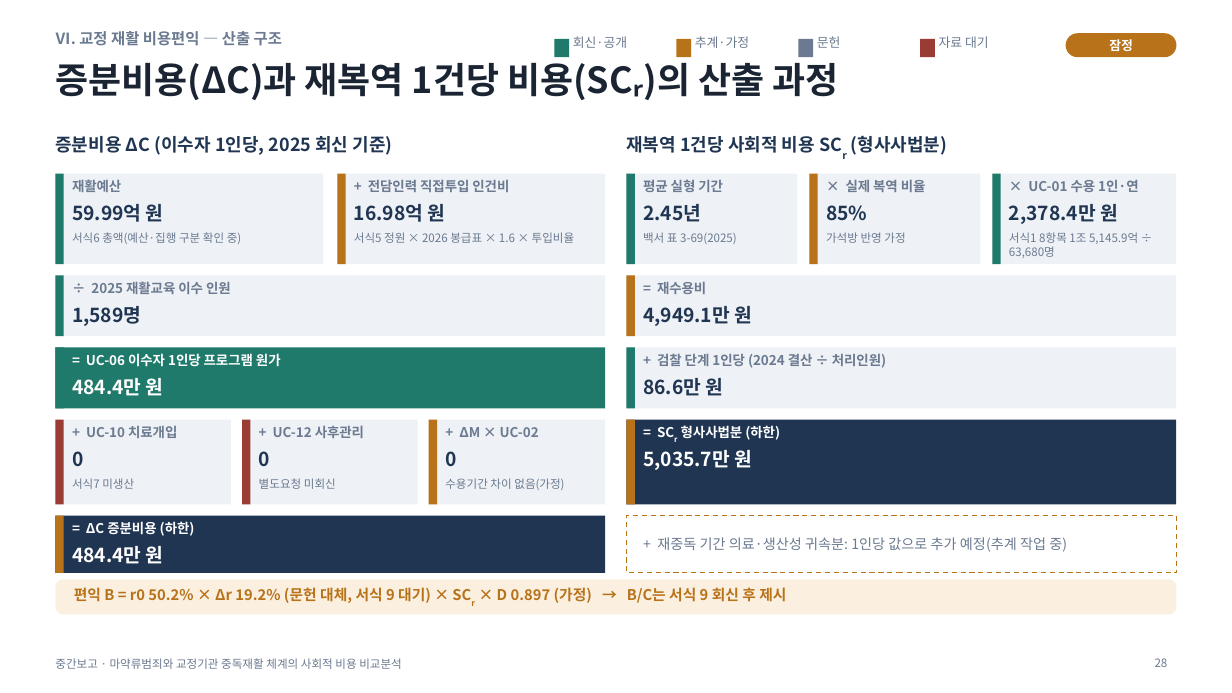
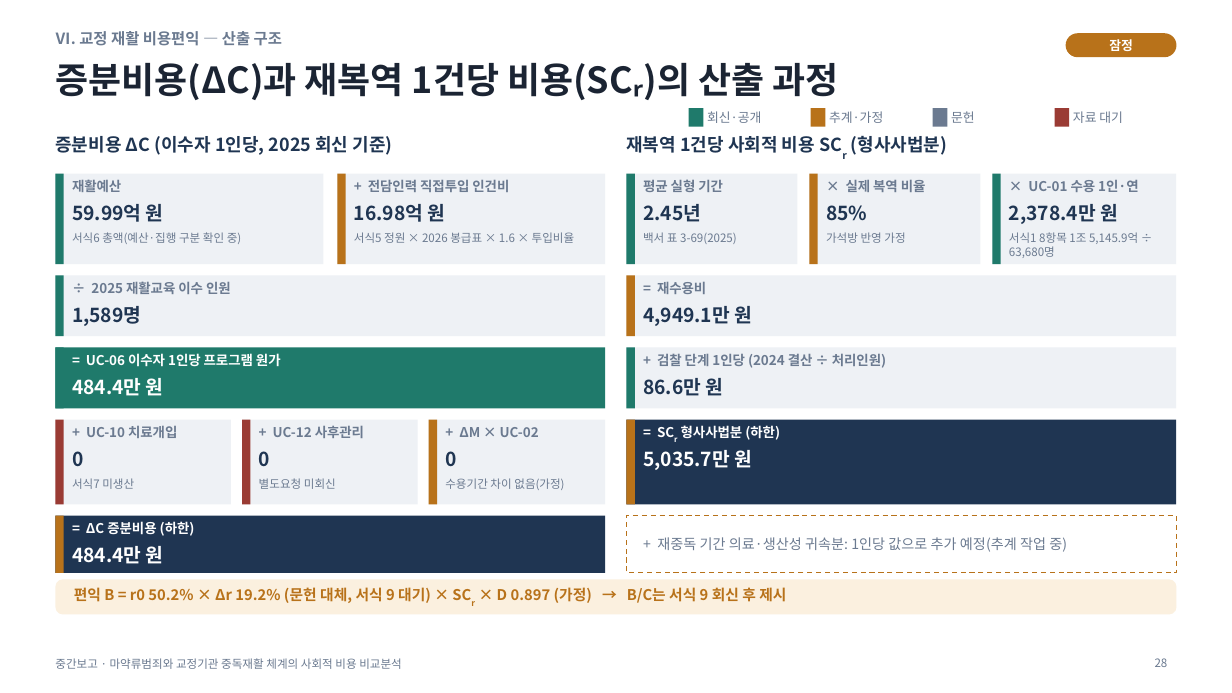
Before and after one commit to adminmrobo/drug-crime-social-cost, a slide deck: slide 28 of deliverables/중간보고_마약류사회적비용.pptx. Drawn at 1232x693 pixels with LibreOffice and Linux fonts; fonts in the diff are those of the drawing. Boxes give left, top, right and bottom in pixels: in the first picture for what was removed or moved away, otherwise in the second. Text is boxed around its words. In the diff, an @@ line names an element or a change of style, - is before the commit and + after.

```diff
--- a/deliverables/중간보고_마약류사회적비용.pptx
+++ b/deliverables/중간보고_마약류사회적비용.pptx
@@ vertical alignment top to middle in 4 elements at <box>951,111,975,123</box>, <box>1073,111,1123,123</box>, <box>707,111,761,123</box>, <box>829,111,883,123</box> @@
@@ 4 texts, 4 rectangles: place and size @@
-4 texts, 4 rectangles at <box>555,36,989,57</box>
+4 texts, 4 rectangles at <box>689,108,1123,127</box>
```
Also in this commit, not shown: 1 other file.
